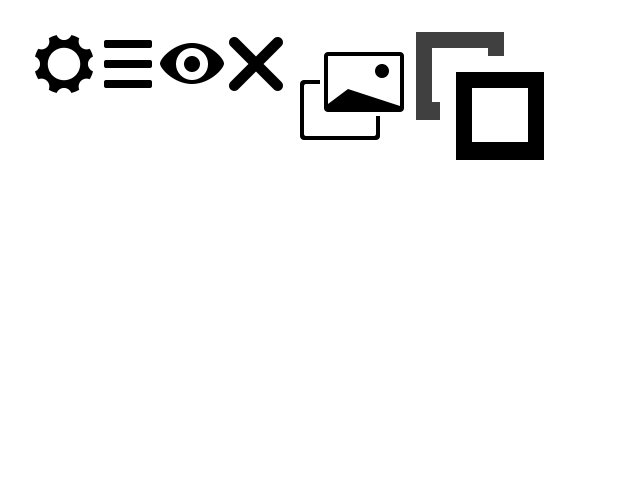
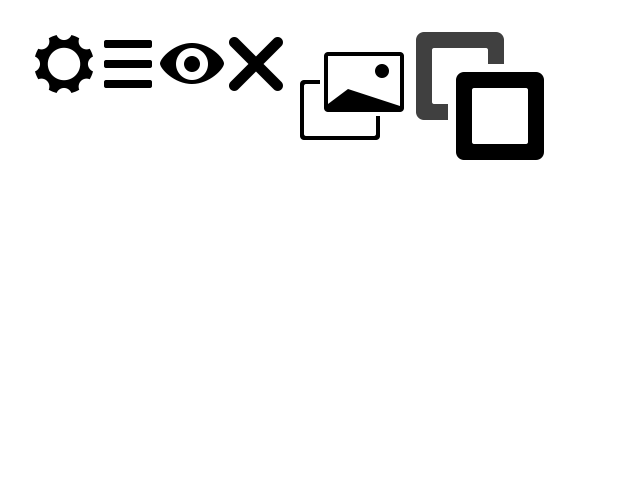
Revision of a layered 640 × 480 image; what changed, layer by layer:
renamed "Rectangle 8" to "Rounded Rectangle 1 copy", painted on it over box(456, 72, 544, 160)
renamed "Rectangle 7" to "Rectangle 9", painted on it over box(416, 32, 504, 120)
painted on "settings" (3rd of 3, in "settings") over box(78, 43, 82, 82)
